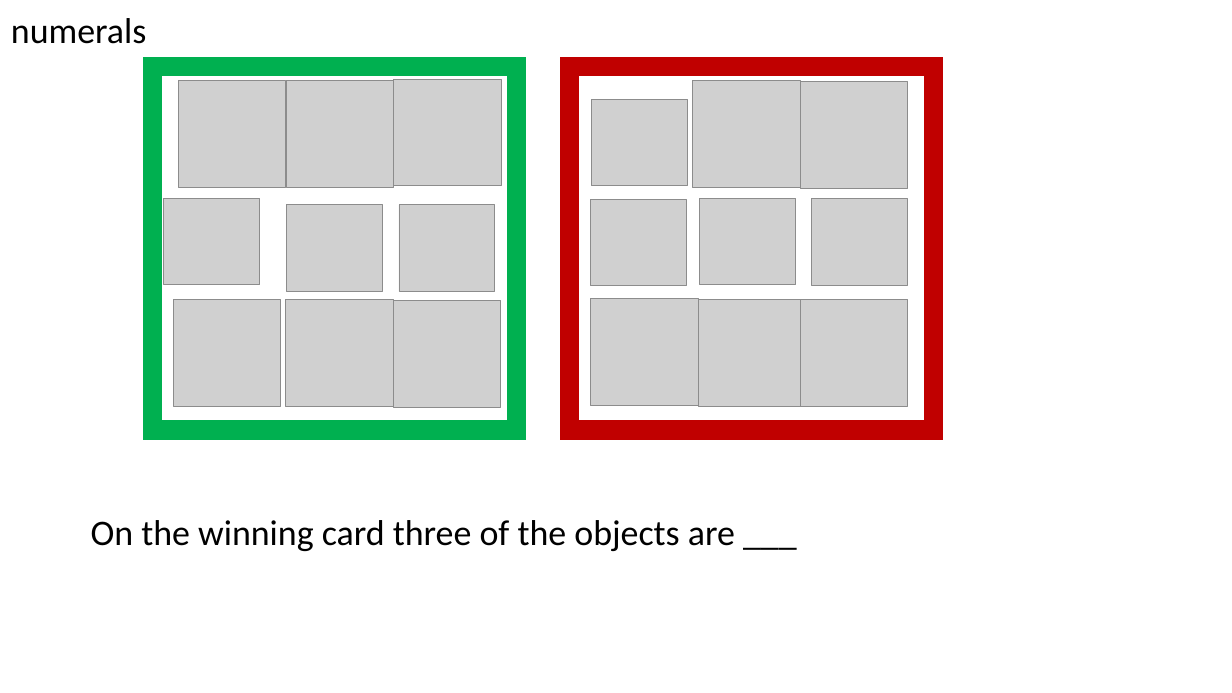
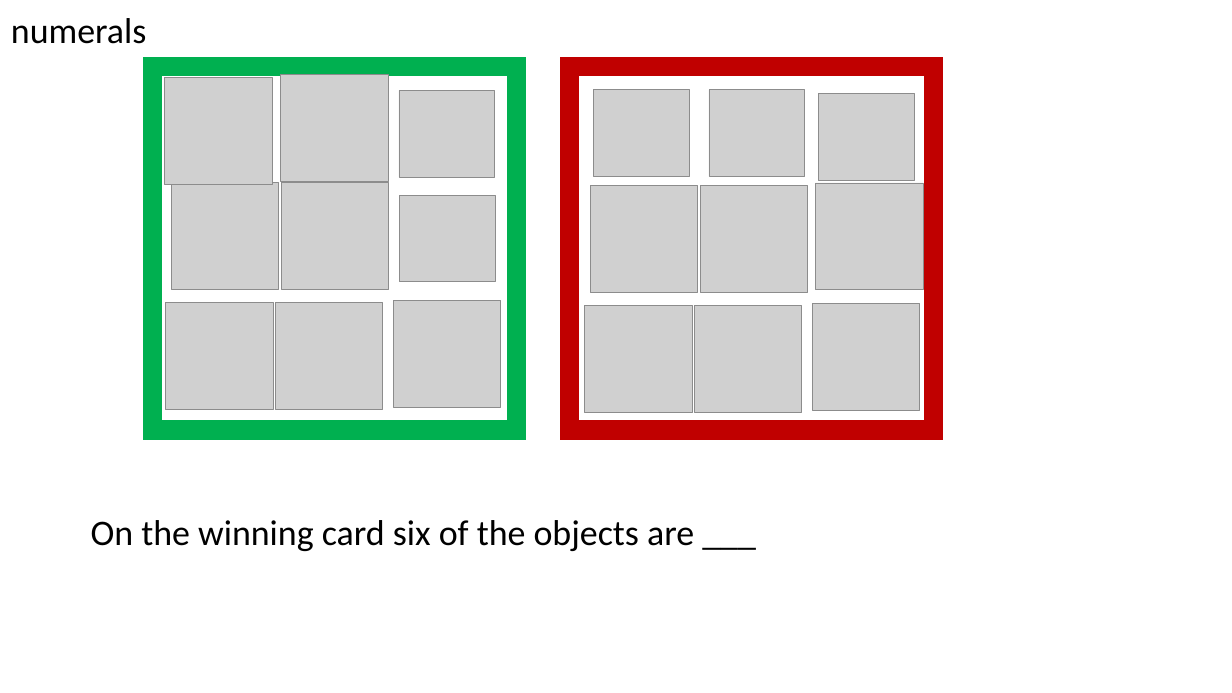
Before and after one commit to michael-franke/misleading_with_underinfo, a slide deck: slide 4 of experiments/02_forced_choice/images/items.pptx. Drawn at 1232x693 pixels with LibreOffice and Linux fonts; fonts in the diff are those of the drawing; grey boxes stand for pictures. Boxes give left, top, right and bottom in pixels: in the first picture for what was removed or moved away, otherwise in the second. Text is boxed around its words. In the diff, an @@ line names an element or a change of style, - is before the commit and + after.

```diff
--- a/experiments/02_forced_choice/images/items.pptx
+++ b/experiments/02_forced_choice/images/items.pptx
@@ picture: place and size @@
-picture at <box>591,299,698,406</box>
+picture at <box>165,78,272,185</box>
@@ picture: place and size @@
-picture at <box>394,79,501,187</box>
+picture at <box>281,74,388,181</box>
@@ picture: place and size @@
-picture at <box>164,199,260,286</box>
+picture at <box>399,91,495,177</box>
@@ picture: place and size @@
-picture at <box>592,100,688,187</box>
+picture at <box>593,90,689,177</box>
@@ picture: place and size @@
-picture at <box>700,199,796,286</box>
+picture at <box>709,90,805,177</box>
@@ picture: place and size @@
-picture at <box>812,199,909,286</box>
+picture at <box>818,94,914,181</box>
@@ picture: place and size @@
-picture at <box>178,80,286,188</box>
+picture at <box>171,182,278,289</box>
@@ picture: place and size @@
-picture at <box>287,80,394,188</box>
+picture at <box>281,182,388,289</box>
@@ picture removed at <box>287,205,383,292</box> @@
@@ picture: place and size @@
-picture at <box>399,205,495,292</box>
+picture at <box>399,195,495,282</box>
@@ picture: place and size @@
-picture at <box>591,200,687,287</box>
+picture at <box>591,186,698,293</box>
@@ picture: place and size @@
-picture at <box>693,80,800,188</box>
+picture at <box>701,186,808,293</box>
@@ picture: place and size @@
-picture at <box>800,81,908,189</box>
+picture at <box>816,183,923,290</box>
@@ picture: place and size @@
-picture at <box>173,299,280,407</box>
+picture at <box>165,302,273,409</box>
@@ picture: place and size @@
-picture at <box>286,299,393,407</box>
+picture at <box>275,302,383,409</box>
@@ picture added at <box>585,306,692,413</box> @@
@@ picture: place and size @@
-picture at <box>698,299,805,407</box>
+picture at <box>694,306,801,413</box>
@@ picture: place and size @@
-picture at <box>800,299,908,407</box>
+picture at <box>812,303,920,410</box>
@@ text at <box>91,520,694,551</box>: text changed @@
-On the winning card three of the objects are ___
+On the winning card six of the objects are ___
```
Also in this commit, not shown: 5 other slides changed, 7 other files.
